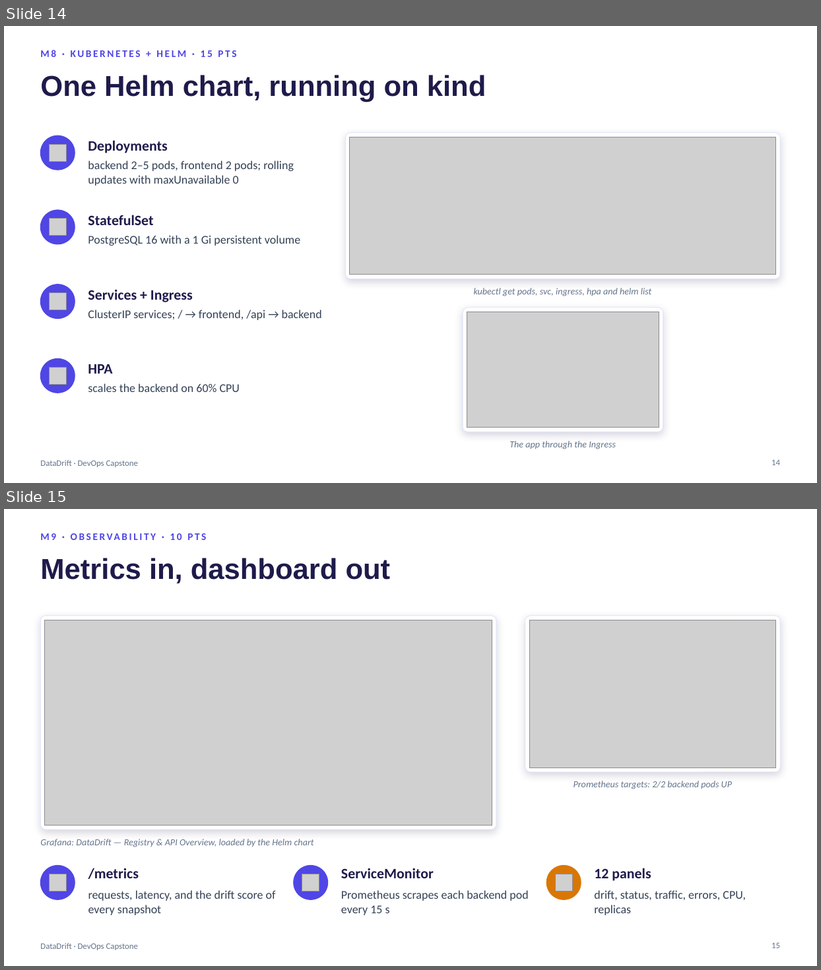
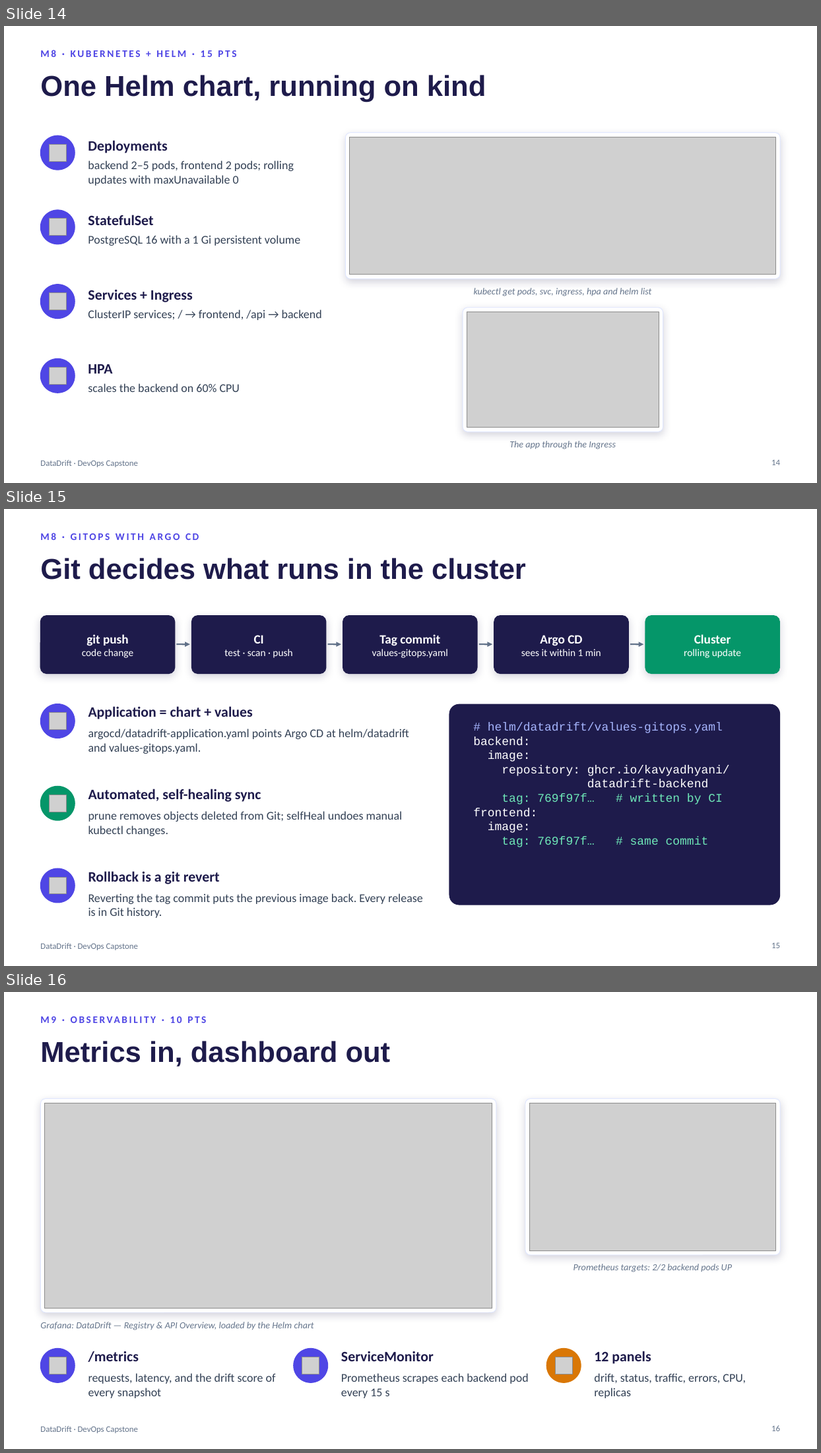
Before and after one commit to KavyaDhyani/datadrift-capstone, a slide deck: demo/DataDrift-Capstone-Presentation.pptx. Shown one above the other, each under a label of ours: slides 14 and 15 before the commit, slides 14, 15 and 16 after it. The pictures are 821x970 and 821x1453 pixels, drawn with LibreOffice and Linux fonts; fonts in the diff are those of the drawing; grey boxes stand for pictures. Boxes give left, top, right and bottom in pixels: in the first picture for what was removed or moved away, otherwise in the second. Text is boxed around its words. In the diff, an @@ line names an element or a change of style, - is before the commit and + after.

Commit message:
Move the slide deck to demo/, add the Argo CD GitOps slide and a PDF copy

```diff
--- a/demo/DataDrift-Capstone-Presentation.pptx
+++ b/demo/DataDrift-Capstone-Presentation.pptx
@@ slide 15 added at bbox=[4, 509, 817, 966], background #FFFFFF; not listed: 1 template element that a slide beside it also shows @@
@@ text added at bbox=[40, 533, 199, 540], 12 pt, text #4F46E5, bold @@
+M8 · GITOPS WITH ARGO CD
@@ title added at bbox=[40, 558, 526, 580], 34 pt, text #1E1B4B, bold @@
+Git decides what runs in the cluster
@@ rounded rectangle added at bbox=[40, 616, 175, 674], fill #1E1B4B, outline #1E1B4B 1 pt @@
@@ rounded rectangle added at bbox=[192, 616, 326, 674], fill #1E1B4B, outline #1E1B4B 1 pt @@
@@ rounded rectangle added at bbox=[343, 616, 477, 674], fill #1E1B4B, outline #1E1B4B 1 pt @@
@@ rounded rectangle added at bbox=[494, 616, 628, 674], fill #1E1B4B, outline #1E1B4B 1 pt @@
@@ rounded rectangle added at bbox=[646, 616, 780, 674], fill #059669, outline #059669 1 pt @@
@@ text added at bbox=[82, 634, 133, 658], 12 pt, text #FFFFFF @@
+git push
+code change
@@ arrow added from (177, 644) to (190, 644), #64748B 1.75 pt @@
@@ text added at bbox=[224, 635, 292, 658], 12 pt, text #FFFFFF @@
+CI
+test · scan · push
@@ arrow added from (328, 644) to (341, 644), #64748B 1.75 pt @@
@@ text added at bbox=[372, 634, 448, 658], 12 pt, text #FFFFFF @@
+Tag commit
+values-gitops.yaml
@@ arrow added from (479, 644) to (492, 644), #64748B 1.75 pt @@
@@ text added at bbox=[521, 635, 601, 656], 12 pt, text #FFFFFF @@
+Argo CD
+sees it within 1 min
@@ arrow added from (630, 644) to (644, 644), #64748B 1.75 pt @@
@@ text added at bbox=[684, 634, 741, 658], 12 pt, text #FFFFFF @@
+Cluster
+rolling update
@@ ellipse added at bbox=[40, 704, 75, 739], fill #4F46E5, outline #4F46E5 1 pt @@
@@ text added at bbox=[88, 706, 253, 720], 17 pt, text #1E1B4B, bold @@
+Application = chart + values
@@ rounded rectangle added at bbox=[450, 704, 781, 906], fill #1E1B4B @@
@@ picture added at bbox=[49, 713, 66, 730] @@
@@ text added at bbox=[473, 723, 730, 848], 14 pt, text #FFFFFF @@
+# helm/datadrift/values-gitops.yaml
+backend:
+image:
+repository: ghcr.io/kavyadhyani/
+datadrift-backend
+tag: 769f97f… # written by CI
+frontend:
+image:
+tag: 769f97f… # same commit
@@ text added at bbox=[88, 729, 409, 754], 14 pt, text #334155 @@
+argocd/datadrift-application.yaml points Argo CD at helm/datadrift and values-gitops.yaml.
@@ ellipse added at bbox=[40, 787, 75, 821], fill #059669, outline #059669 1 pt @@
@@ picture added at bbox=[49, 795, 66, 812] @@
@@ text added at bbox=[88, 789, 261, 802], 17 pt, text #1E1B4B, bold @@
+Automated, self-healing sync
@@ text added at bbox=[88, 811, 403, 836], 14 pt, text #334155 @@
+prune removes objects deleted from Git; selfHeal undoes manual kubectl changes.
@@ ellipse added at bbox=[40, 869, 75, 903], fill #4F46E5, outline #4F46E5 1 pt @@
@@ picture added at bbox=[49, 877, 66, 894] @@
@@ text added at bbox=[88, 871, 220, 885], 17 pt, text #1E1B4B, bold @@
+Rollback is a git revert
@@ text added at bbox=[88, 894, 423, 918], 14 pt, text #334155 @@
+Reverting the tag commit puts the previous image back. Every release is in Git history.
@@ page number added at bbox=[772, 943, 780, 949], 10 pt, text #64748B @@
+15
@@ what was slide 15 is now slide 16 @@
@@ page number at bbox=[772, 1426, 780, 1432]: text changed @@
-15
+16
```
Also in this commit, not shown: 4 slides changed, 1 other file.
